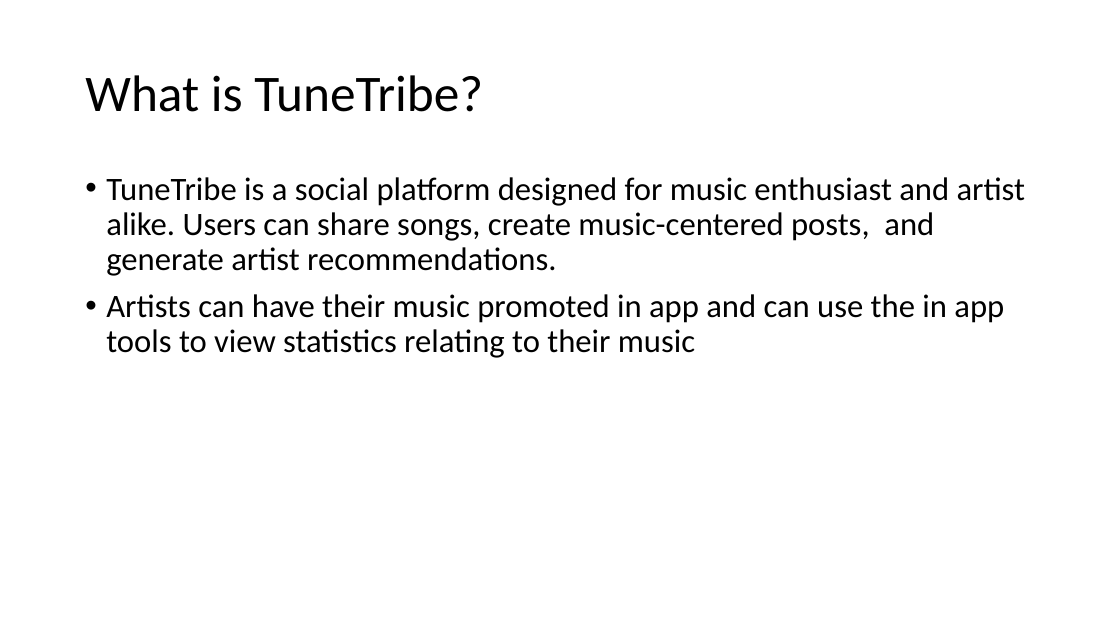
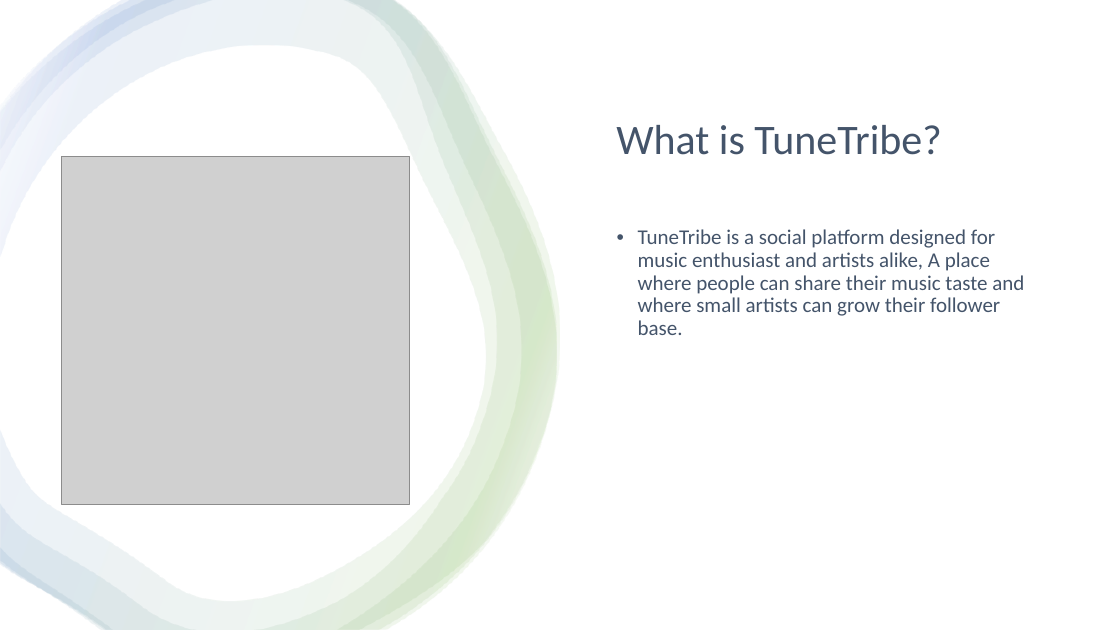
Before and after one commit to etgalang/TuneTribe, a slide deck: slide 2 of TuneTribe.pptx. Drawn at 1120x630 pixels with LibreOffice and Linux fonts; fonts in the diff are those of the drawing; grey boxes stand for pictures. Boxes give left, top, right and bottom in pixels: in the first picture for what was removed or moved away, otherwise in the second. Text is boxed around its words. In the diff, an @@ line names an element or a change of style, - is before the commit and + after.

Commit message:
Added powerpoint

```diff
--- a/TuneTribe.pptx
+++ b/TuneTribe.pptx
@@ rectangle added at (0, 0, 1120, 630), fill #FFFFFF @@
@@ freeform shape added at (0, 0, 556, 630), fill gradient #FFFFFF to #70AD47 to #4472C4 @@
@@ freeform shape added at (0, 0, 560, 630), fill gradient #FFFFFF to #70AD47 to #4472C4 @@
@@ freeform shape added at (0, 0, 556, 630), fill gradient #FFFFFF to #70AD47 to #4472C4 @@
@@ title "What is TuneTribe?": place and size @@
-title "What is TuneTribe?" at (85, 75, 483, 112)
+title "What is TuneTribe?" at (616, 125, 941, 155)
@@ title "What is TuneTribe?" at (616, 125, 941, 155): size 44 to 36 pt, text colour #000000 to #44546A @@
@@ picture added at (62, 156, 410, 504) @@
@@ text at (638, 229, 1024, 335): text changed; size 28 to 18 pt; text colour #000000 to #44546A @@
-• TuneTribe is a social platform designed for music enthusiast and artist alike. Users can share songs, create music-centered posts, and generate artist recommendations.
-• Artists can have their music promoted in app and can use the in app tools to view statistics relating to their music
+• TuneTribe is a social platform designed for music enthusiast and artists alike, A place where people can share their music taste and where small artists can grow their follower base.
```
Also in this commit, not shown: 1 other slide changed, 1 slide added, 1 slide removed, 5 other files.
